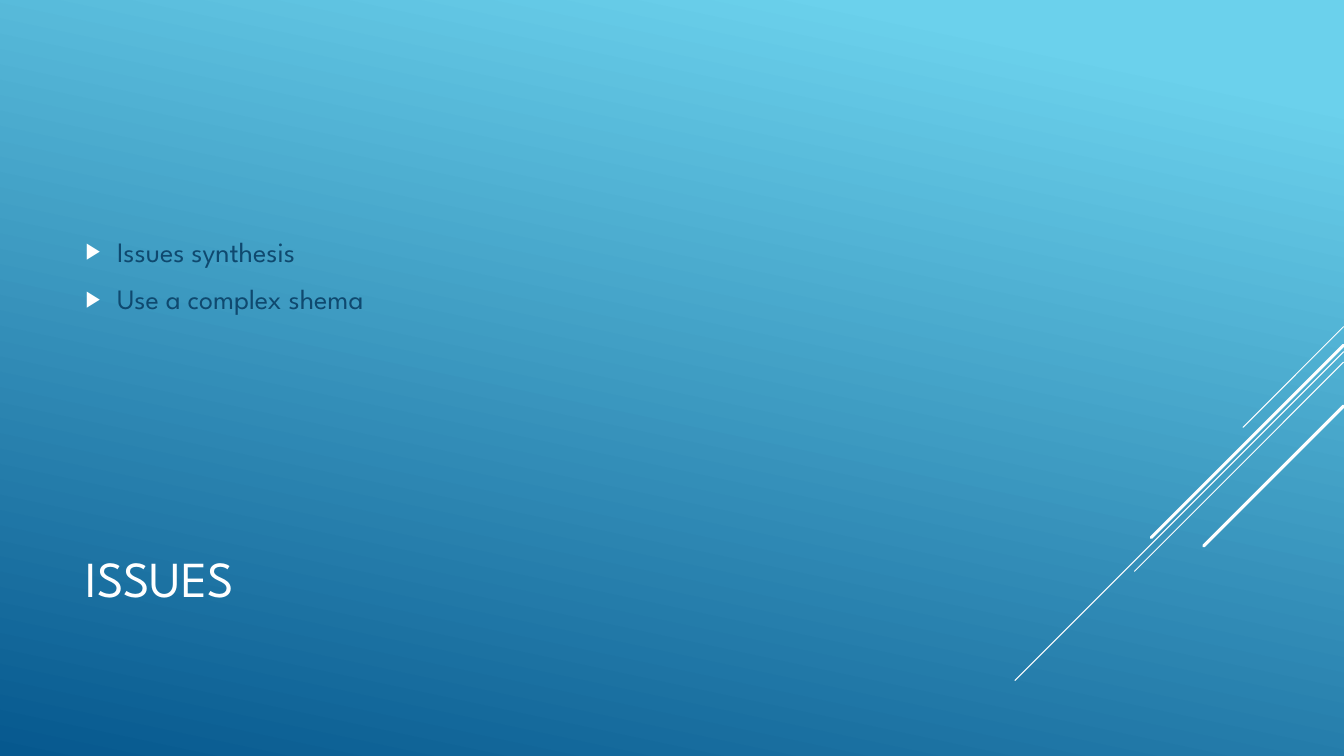
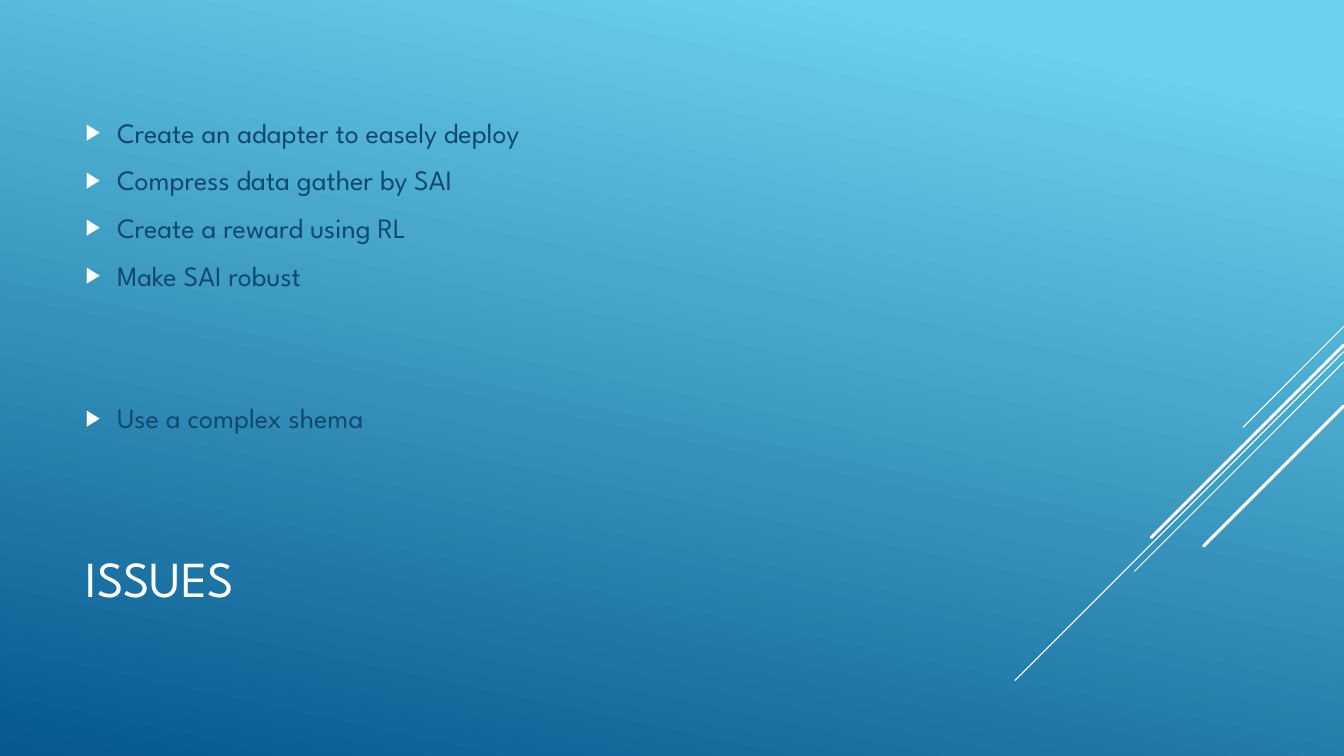
Before and after one commit to jnguyen1192/SIA, a slide deck: slide 11 of SAI_presentation.pptx. Drawn at 1344x756 pixels with LibreOffice and Linux fonts; fonts in the diff are those of the drawing. Boxes give left, top, right and bottom in pixels: in the first picture for what was removed or moved away, otherwise in the second. Text is boxed around its words. In the diff, an @@ line names an element or a change of style, - is before the commit and + after.

Commit message:
#12 Issues synthesis added on slides

```diff
--- a/SAI_presentation.pptx
+++ b/SAI_presentation.pptx
@@ text at (x1=117, y1=124, x2=519, y2=286): text changed @@
-▶ Issues synthesis
+▶ Create an adapter to easely deploy
+▶ Compress data gather by SAI
+▶ Create a reward using RL
+▶ Make SAI robust
```
